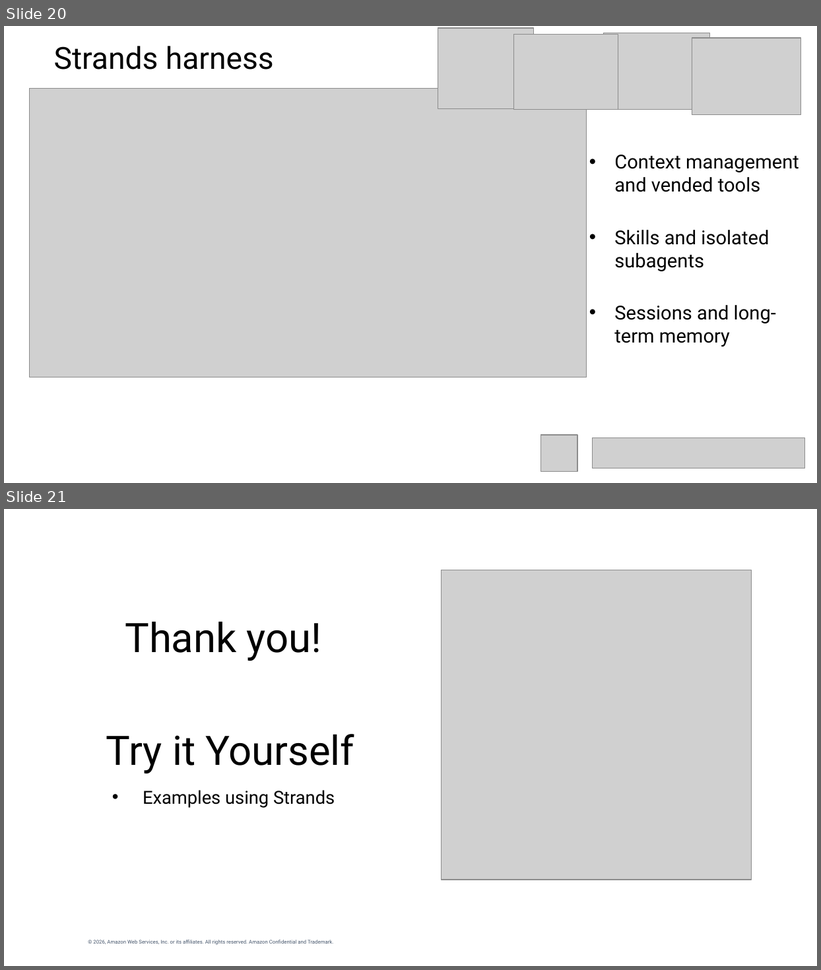
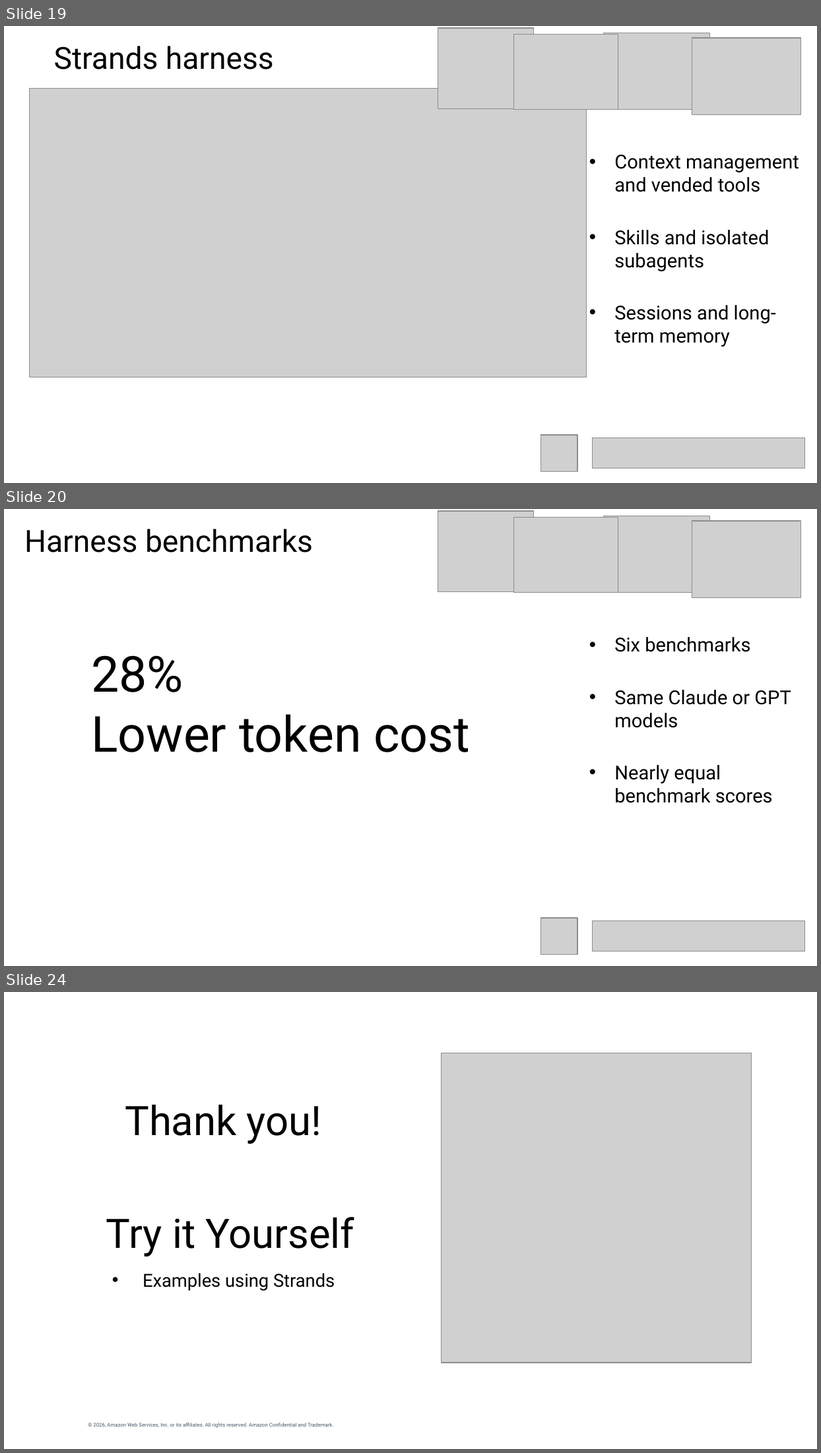
Before and after one commit to morganwilliscloud/context-engineering-strands-samples, a slide deck: presentation/context-engineering-talk.pptx. Shown one above the other, each under a label of ours: slides 20 and 21 before the commit, slides 19, 20 and 24 after it; the slides between them are not shown. The pictures are 821x970 and 821x1453 pixels, drawn with LibreOffice and Linux fonts; fonts in the diff are those of the drawing; grey boxes stand for pictures; background and template pictures are left out. Boxes give left, top, right and bottom in pixels: in the first picture for what was removed or moved away, otherwise in the second. Text is boxed around its words. In the diff, an @@ line names an element or a change of style, - is before the commit and + after.

Commit message:
Add Harness benchmark and personal assistant configuration slides

```diff
--- a/presentation/context-engineering-talk.pptx
+++ b/presentation/context-engineering-talk.pptx
@@ slide 20 added at (4, 509, 817, 966), background picture (left out) @@
@@ picture added at (438, 512, 533, 592) @@
@@ picture added at (514, 517, 618, 593) @@
@@ picture added at (604, 516, 710, 593) @@
@@ picture added at (692, 521, 801, 597) @@
@@ title added at (24, 529, 313, 553), 27 pt, text #000000 @@
+Harness benchmarks
@@ text added at (614, 637, 791, 803), 17 pt, text #000000 @@
+• Six benchmarks
+• Same Claude or GPT models
+• Nearly equal benchmark scores
@@ text added at (91, 656, 470, 753), 44 pt, text #000000 @@
+28%
+Lower token cost
@@ picture added at (541, 918, 578, 955) @@
@@ picture added at (593, 921, 805, 951) @@
@@ what was slide 20 is now slide 19 @@
@@ what was slide 21 is now slide 24 @@
```
Also in this commit, not shown: 1 slide changed, 2 other slides added, 5 other files.
